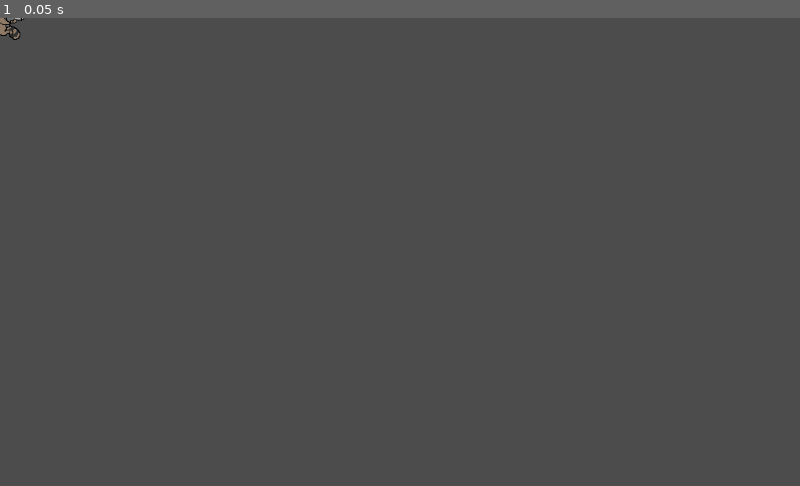
Above: before the commit, frame 1.
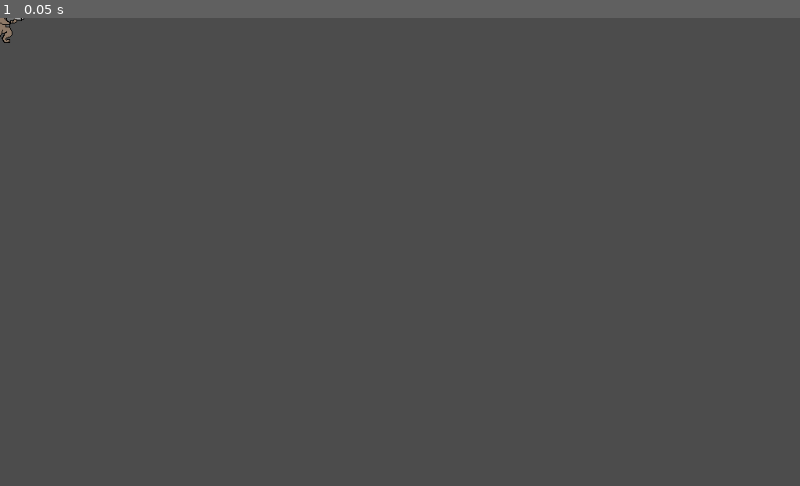
Above: after the commit, the same moment.

Repository: gabay147/RaccAttacc
Game: Godot game, scene res://PlayerCharacter.tscn
Two runs of this game, one before a commit and one after it. Both use one fixed random seed, a clock stepped at 60 frames per second and the inputs below. This scene is started directly instead of the project's main scene.
Inputs:
- Up to frame 1 (0.05 s): no input

The runs differ from the first frame. In frame 1, less than 0.1% of the frame differs, in the area x 0-3%, y 1-6%.

Commit message:
Finalized PC Animations

Diff:
--- a/PlayerCharacter.tscn
+++ b/PlayerCharacter.tscn
@@ -165,6 +165,88 @@
 "values": [ true ]
 }
 
+[sub_resource type="Animation" id=17]
+resource_name = "Idle_L"
+length = 0.5
+loop = true
+tracks/0/type = "value"
+tracks/0/path = NodePath("Sprite:frame")
+tracks/0/interp = 1
+tracks/0/loop_wrap = true
+tracks/0/imported = false
+tracks/0/enabled = true
+tracks/0/keys = {
+"times": PoolRealArray( 0, 0.25 ),
+"transitions": PoolRealArray( 1, 1 ),
+"update": 1,
+"values": [ 29, 30 ]
+}
+tracks/1/type = "value"
+tracks/1/path = NodePath("Gun:position")
+tracks/1/interp = 1
+tracks/1/loop_wrap = true
+tracks/1/imported = false
+tracks/1/enabled = true
+tracks/1/keys = {
+"times": PoolRealArray( 0, 0.25 ),
+"transitions": PoolRealArray( 1, 1 ),
+"update": 1,
+"values": [ Vector2( 0, 0 ), Vector2( 0, -1 ) ]
+}
+tracks/2/type = "value"
+tracks/2/path = NodePath("Gun:visible")
+tracks/2/interp = 1
+tracks/2/loop_wrap = true
+tracks/2/imported = false
+tracks/2/enabled = true
+tracks/2/keys = {
+"times": PoolRealArray( 0 ),
+"transitions": PoolRealArray( 1 ),
+"update": 1,
+"values": [ true ]
+}
+
+[sub_resource type="Animation" id=18]
+resource_name = "Idle_R"
+length = 0.5
+loop = true
+tracks/0/type = "value"
+tracks/0/path = NodePath("Sprite:frame")
+tracks/0/interp = 1
+tracks/0/loop_wrap = true
+tracks/0/imported = false
+tracks/0/enabled = true
+tracks/0/keys = {
+"times": PoolRealArray( 0, 0.25 ),
+"transitions": PoolRealArray( 1, 1 ),
+"update": 1,
+"values": [ 8, 9 ]
+}
+tracks/1/type = "value"
+tracks/1/path = NodePath("Gun:position")
+tracks/1/interp = 1
+tracks/1/loop_wrap = true
+tracks/1/imported = false
+tracks/1/enabled = true
+tracks/1/keys = {
+"times": PoolRealArray( 0, 0.25 ),
+"transitions": PoolRealArray( 1, 1 ),
+"update": 1,
+"values": [ Vector2( 0, 0 ), Vector2( 0, -1 ) ]
+}
+tracks/2/type = "value"
+tracks/2/path = NodePath("Gun:visible")
+tracks/2/interp = 1
+tracks/2/loop_wrap = true
+tracks/2/imported = false
+tracks/2/enabled = true
+tracks/2/keys = {
+"times": PoolRealArray( 0 ),
+"transitions": PoolRealArray( 1 ),
+"update": 1,
+"values": [ true ]
+}
+
 [sub_resource type="Animation" id=10]
 resource_name = "Jump_L"
 length = 0.5
@@ -507,7 +589,7 @@
 [node name="Sprite" type="Sprite" parent="."]
 texture = ExtResource( 1 )
 hframes = 42
-frame = 35
+frame = 8
 
 [node name="Gun" type="Sprite" parent="."]
 texture = ExtResource( 2 )
@@ -520,6 +602,8 @@
 anims/Falling_R = SubResource( 7 )
 anims/Hit_L = SubResource( 8 )
 anims/Hit_R = SubResource( 9 )
+anims/Idle_L = SubResource( 17 )
+anims/Idle_R = SubResource( 18 )
 anims/Jump_L = SubResource( 10 )
 anims/Jump_R = SubResource( 11 )
 anims/Ladder_L = SubResource( 12 )
Not shown: 1 places in PlayerCharacter.tscn that only renumber resources
